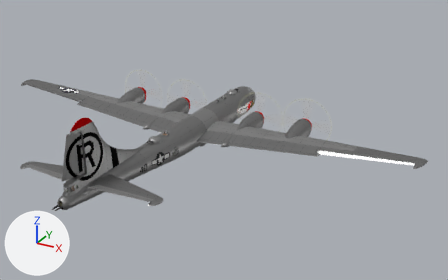
An edit to the glTF model models/b29/b29_flyt_6bg_npa42.glb, drawn before and after from the same camera.
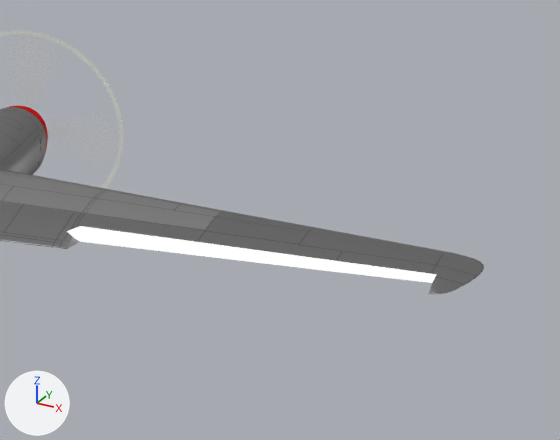
Each version appears first whole from a 50 mm lens placed at (94.6, -156.7, 75.3), pointed at (14.0, -10.2, 2.0), and next in a close-up on the part from 67% to 100% of the width and 32% to 74% of the height. Every picture has the same lights, and +X, +Y and +Z are marked at lower left. Where no turn or scale is listed for an object, it has been applied to the vertices.

The older version as bpy lines, for what is in view:
```python
me_mesh_engine2 = bpy.data.meshes.new('mesh_engine2')
me_mesh_engine2.from_pydata(...)  # 578 vertices, 1064 faces; spans x -2.7..2.7, y -8.3..9.0, z -2.9..3.2
me_mesh_engine2.materials.append(mat_txt_engine)
me_mesh_wingr_aileron = bpy.data.meshes.new('mesh_wingR_aileron')
me_mesh_wingr_aileron.from_pydata(...)  # 30 vertices, 56 faces; spans x -12.2..13.5, y -3.0..0.2, z -1.6..2.2
me_mesh_wingr_aileron.materials.append(mat_txt_wingr_aileron)  # black #000000
me_wingr = bpy.data.meshes.new('WingR')
me_wingr.from_pydata(...)  # 175 vertices, 346 faces; spans x 2.4..70.7, y -10.7..6.1, z -2.0..5.3
me_wingr.materials.append(mat_txt_wingl)
ob_engine2 = bpy.data.objects.new('engine2', me_mesh_engine2)
ob_engine2.location = (30.92, 2.38, 1.85)
ob_wingr = bpy.data.objects.new('WingR', me_wingr)
ob_wingr.location = (0.0, 0.0, 0.0)
ob_wingr_aileron = bpy.data.objects.new('wingR_aileron', me_mesh_wingr_aileron)
ob_wingr_aileron.location = (54.58, -6.19, 3.78)
```
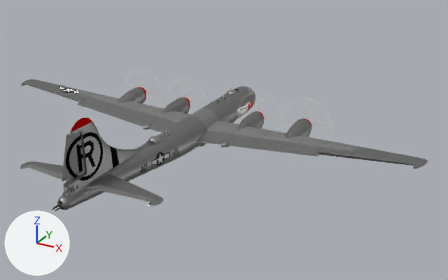
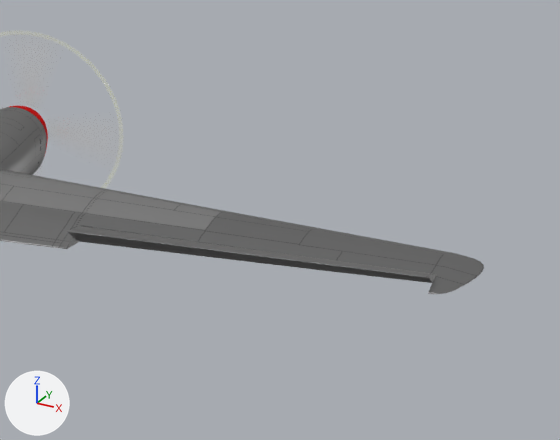
The edits, one by one:
me_mesh_wingr_aileron has 30 vertices, 56 faces and spans x -12.2..13.5, y -3.0..0.2, z -1.6..2.2.
me_mesh_wingr_aileron no longer uses material mat_txt_wingr_aileron (black #000000).
me_mesh_wingr_aileron now uses material mat_txt_wingl_aileron.

What differs and where, as boxes [x1, y1, x2, y2] in the close-ups (560 x 440 px):
'wingR_aileron', recoloured (white to grey): [67, 226, 437, 283] in both
